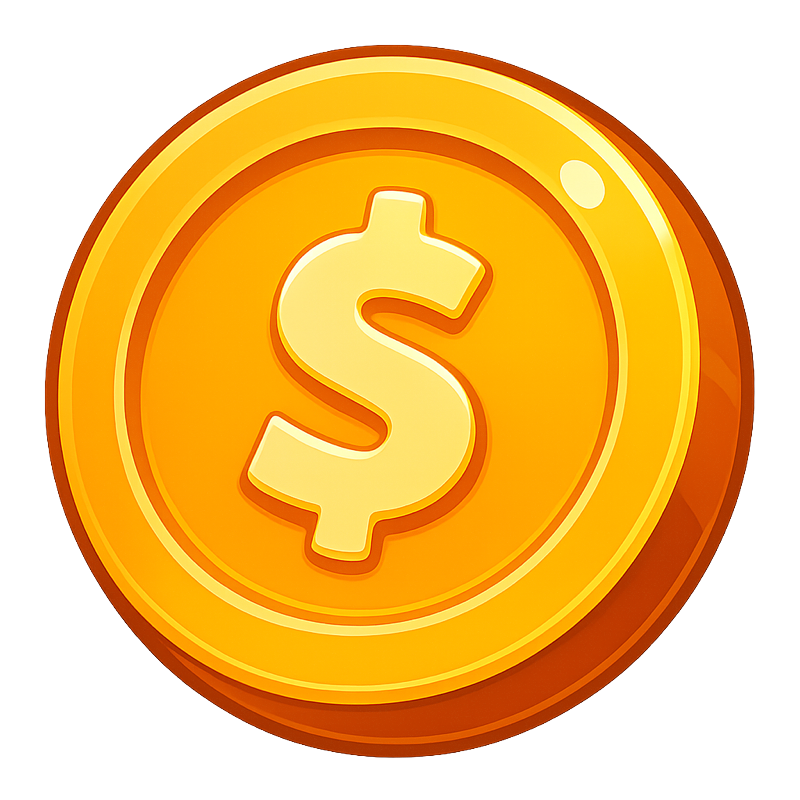
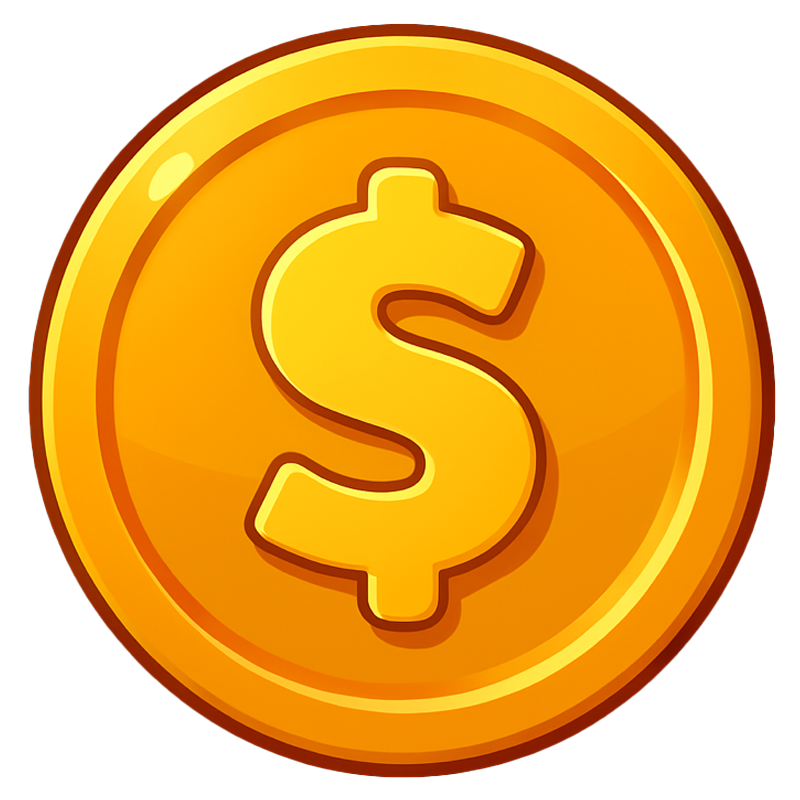
Comparing the layer stacks of the two 800px x 800px images. Changes:
added layer "Слой 3" above "Слой 1" over <box>28,23,776,778</box>
hid "Слой 1" over <box>28,23,776,778</box>